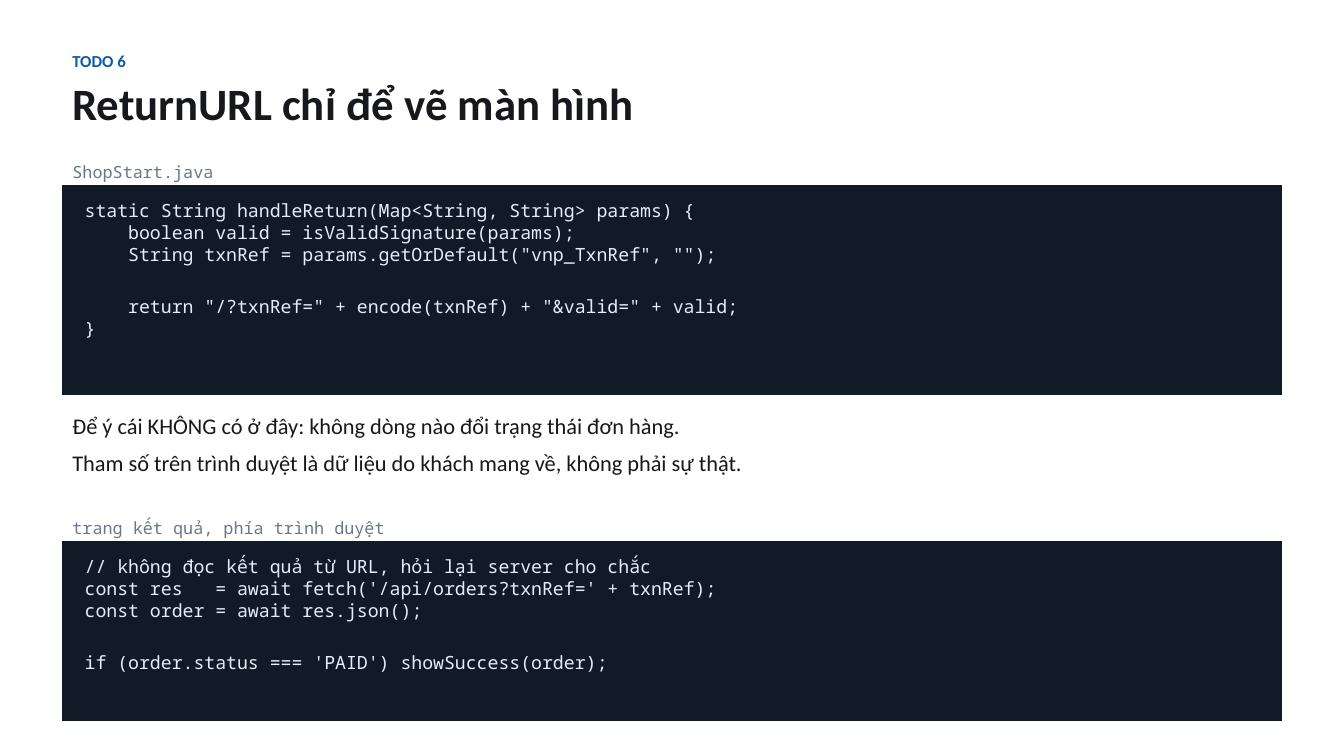
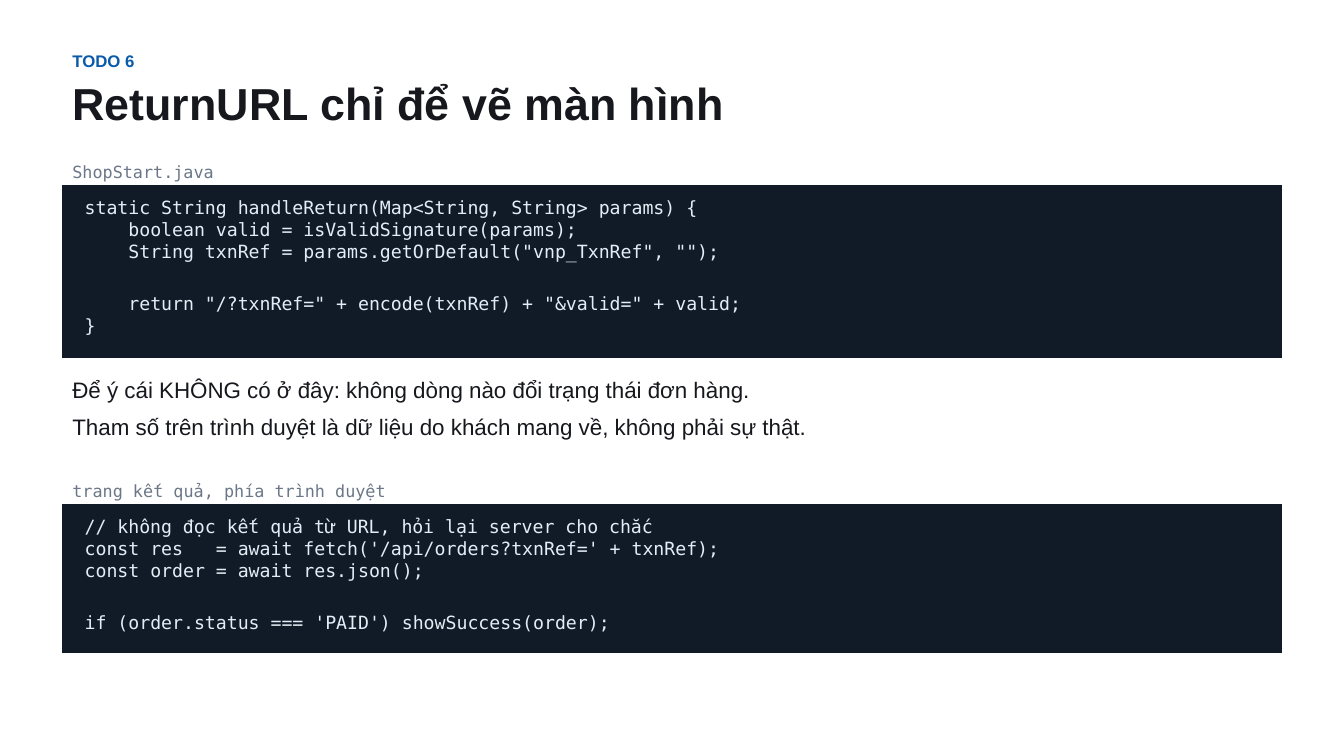
Before and after one commit to conchocon154/vnpay-seminar, a slide deck: slide 13 of VNPAY-seminar.pptx. Drawn at 1344x756 pixels with LibreOffice and Linux fonts; fonts in the diff are those of the drawing. Boxes give left, top, right and bottom in pixels: in the first picture for what was removed or moved away, otherwise in the second. Text is boxed around its words. In the diff, an @@ line names an element or a change of style, - is before the commit and + after.

```diff
--- a/VNPAY-seminar.pptx
+++ b/VNPAY-seminar.pptx
@@ text "TODO 6" at bbox=[72, 55, 723, 121]: font Calibri to Arial @@
@@ rectangle "static String handleReturn(Map<String, String> params) ...": place and size @@
-rectangle "static String handleReturn(Map<String, String> params) ..." at bbox=[63, 186, 1281, 395]
+rectangle "static String handleReturn(Map<String, String> params) ..." at bbox=[63, 186, 1281, 358]
@@ text "Để ý cái KHÔNG có ..." at bbox=[72, 380, 805, 440]: font Calibri to Arial @@
@@ text "Để ý cái KHÔNG có ...": place and size @@
-text "Để ý cái KHÔNG có ..." at bbox=[72, 416, 742, 475]
+text "Để ý cái KHÔNG có ..." at bbox=[72, 380, 805, 440]
@@ text "trang kết quả, phía trình ...": place and size @@
-text "trang kết quả, phía trình ..." at bbox=[72, 519, 384, 538]
+text "trang kết quả, phía trình ..." at bbox=[72, 484, 386, 501]
@@ font Noto Sans Mono to DejaVu Sans Mono in 4 elements at bbox=[72, 165, 213, 182], bbox=[63, 186, 1281, 358], bbox=[72, 484, 386, 501], bbox=[63, 504, 1281, 652] @@
@@ rectangle "// không đọc kết quả ...": place and size @@
-rectangle "// không đọc kết quả ..." at bbox=[63, 541, 1281, 721]
+rectangle "// không đọc kết quả ..." at bbox=[63, 504, 1281, 652]
```
Also in this commit, not shown: 18 other slides changed, 1 other file.
